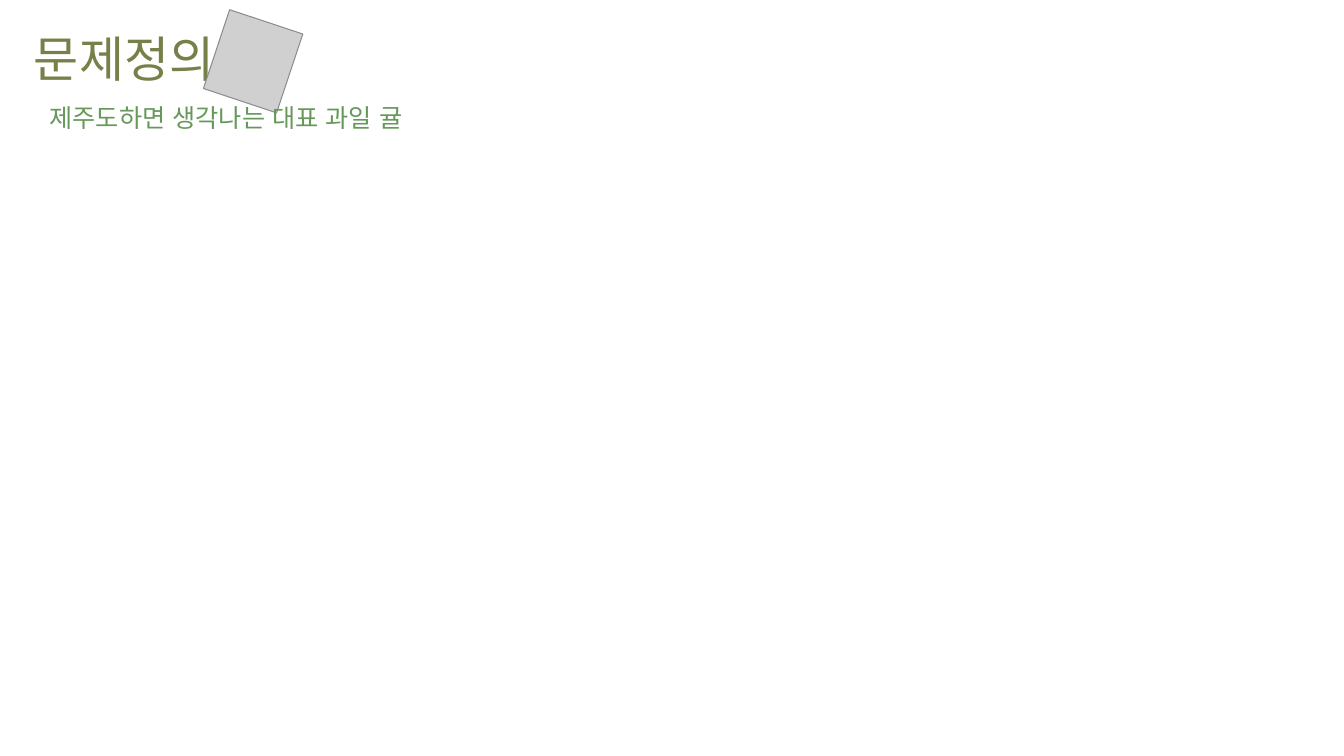
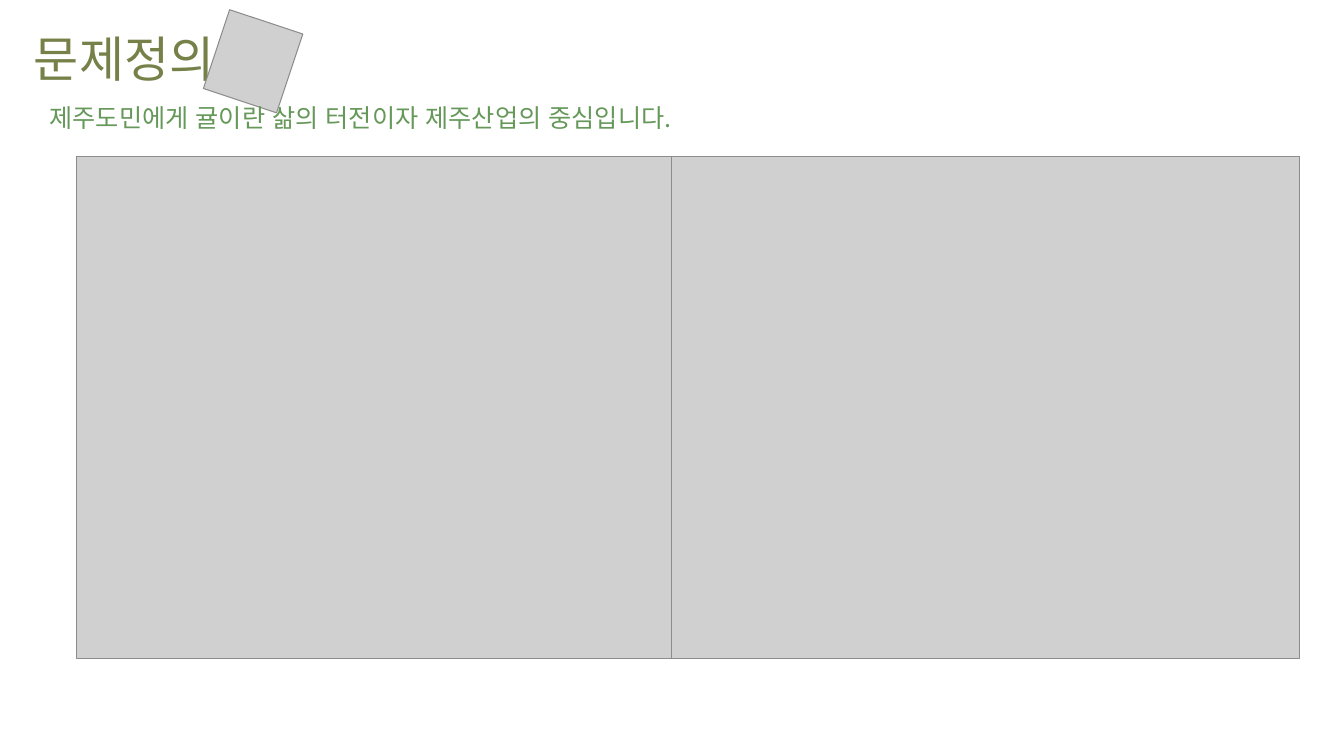
Before and after one commit to Joonyeong97/Jeju_Analysis_Project, a slide deck: slide 4 of ppt/감귤 PPT.pptx. Drawn at 1344x756 pixels with LibreOffice and Linux fonts; fonts in the diff are those of the drawing; grey boxes stand for pictures; background and template pictures are left out. Boxes give left, top, right and bottom in pixels: in the first picture for what was removed or moved away, otherwise in the second. Text is boxed around its words. In the diff, an @@ line names an element or a change of style, - is before the commit and + after.

```diff
--- a/ppt/감귤 PPT.pptx
+++ b/ppt/감귤 PPT.pptx
@@ text at bbox=[50, 101, 672, 129]: text changed @@
-제주도하면 생각나는 대표 과일 귤
+제주도민에게 귤이란 삶의 터전이자 제주산업의 중심입니다.
@@ picture added at bbox=[77, 156, 673, 658] @@
@@ picture added at bbox=[673, 156, 1300, 658] @@
```
Also in this commit, not shown: 2 other slides changed, 6 slides added, 2 slides removed.
